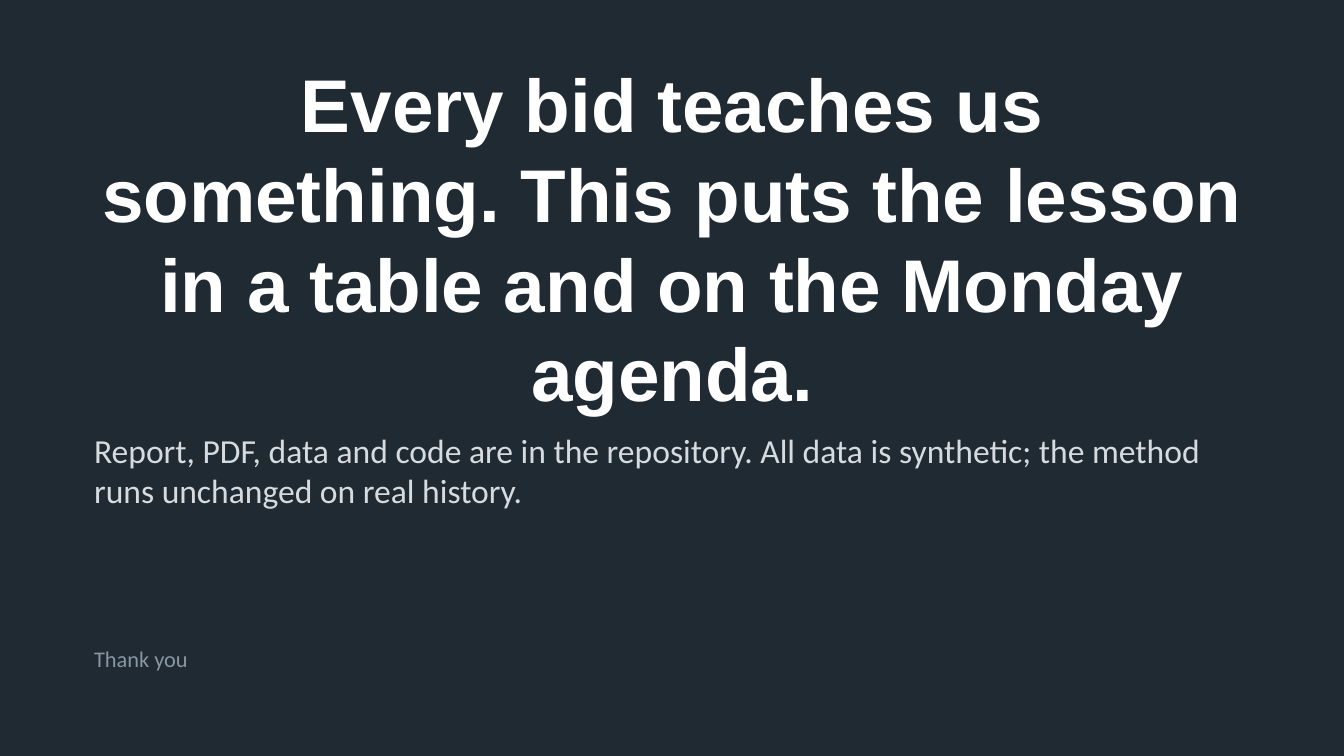
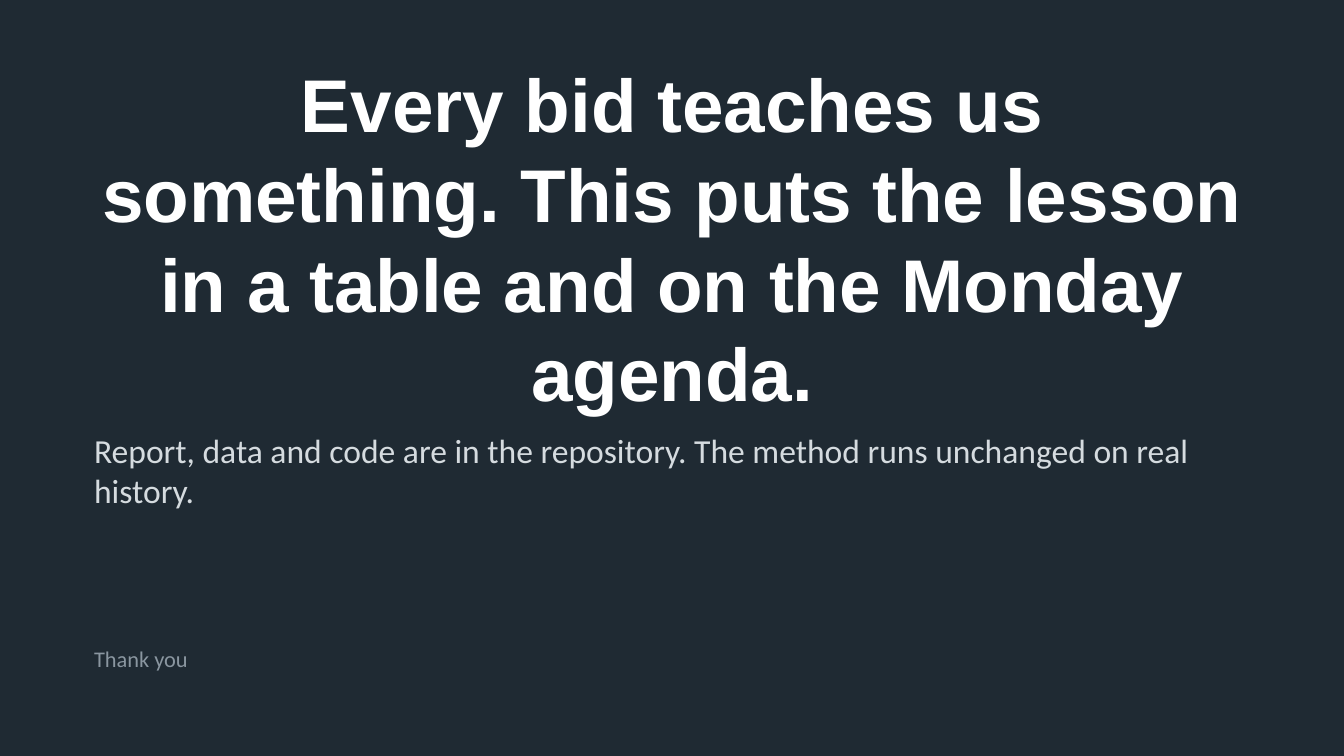
Before and after one commit to dpk-rdy/SupplyChainOps, a slide deck: slide 12 of weibee-steel/docs/Weibee_Bid_Intelligence_Executive_Overview.pptx. Drawn at 1344x756 pixels with LibreOffice and Linux fonts; fonts in the diff are those of the drawing. Boxes give left, top, right and bottom in pixels: in the first picture for what was removed or moved away, otherwise in the second. Text is boxed around its words. In the diff, an @@ line names an element or a change of style, - is before the commit and + after.

```diff
--- a/weibee-steel/docs/Weibee_Bid_Intelligence_Executive_Overview.pptx
+++ b/weibee-steel/docs/Weibee_Bid_Intelligence_Executive_Overview.pptx
@@ text at (94, 439, 1188, 509): text changed @@
-Report, PDF, data and code are in the repository. All data is synthetic; the method runs unchanged on real history.
+Report, data and code are in the repository. The method runs unchanged on real history.
```
Also in this commit, not shown: 11 other slides changed, 3 other files.
